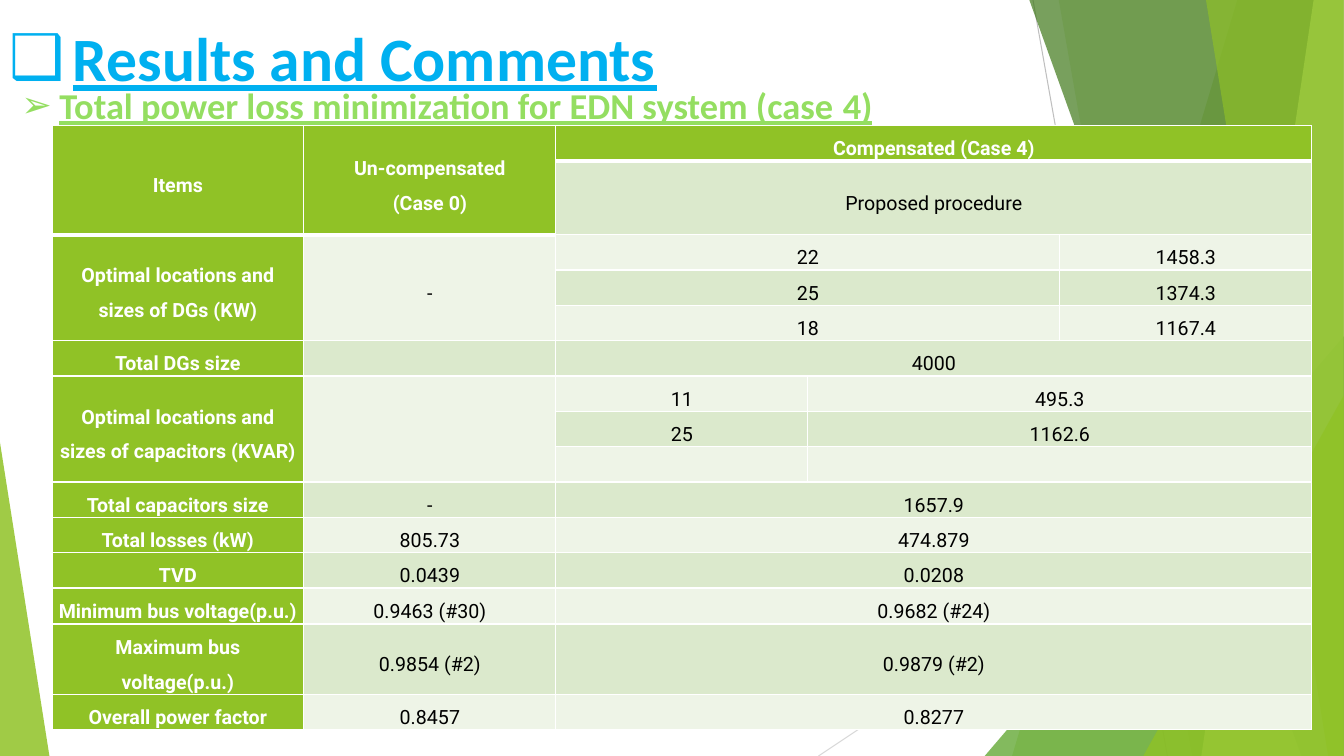
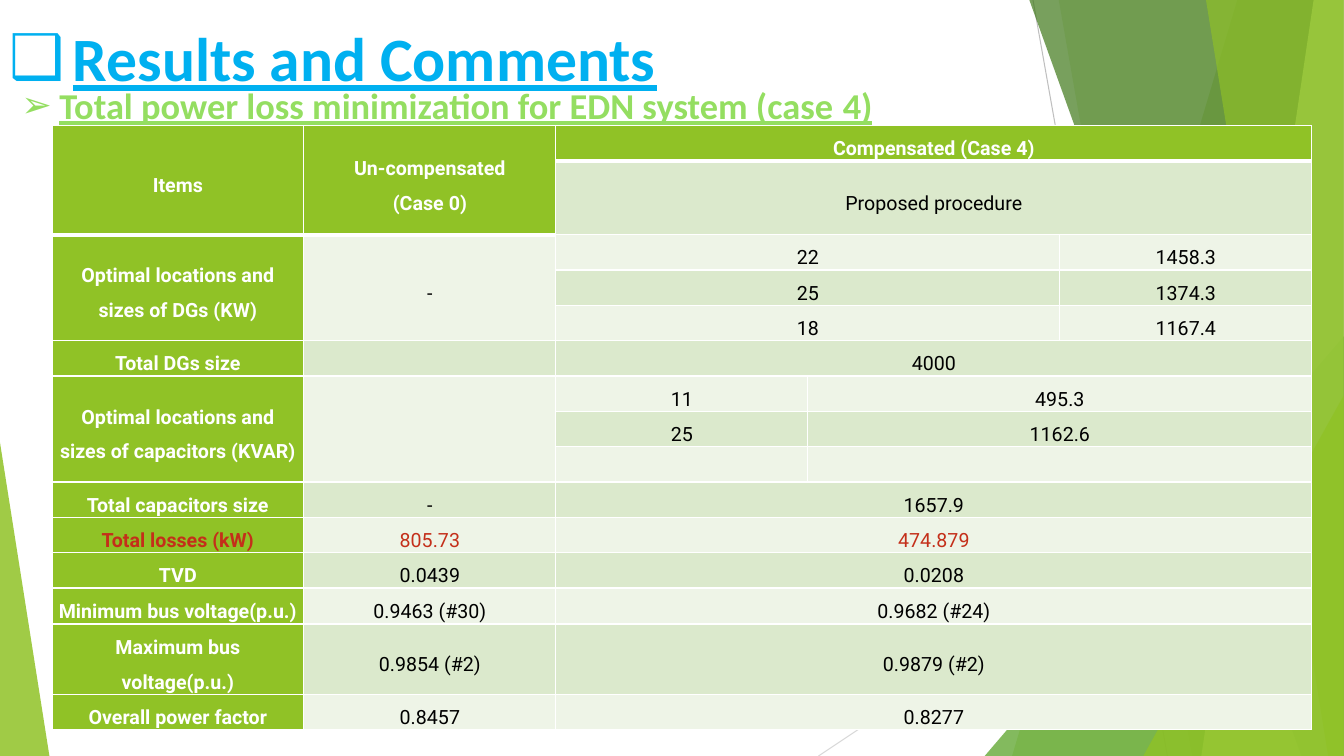
Before and after one commit to moustafashahin122/AOA-Graduation-Project-2022-, a slide deck: slide 40 of code/AOA_objects/results/grad_presentation/Presentation.pptx (slide 39 before the commit). Drawn at 1344x756 pixels with LibreOffice and Linux fonts; fonts in the diff are those of the drawing. Boxes give left, top, right and bottom in pixels: in the first picture for what was removed or moved away, otherwise in the second. Text is boxed around its words. In the diff, an @@ line names an element or a change of style, - is before the commit and + after.

```diff
--- a/code/AOA_objects/results/grad_presentation/Presentation.pptx
+++ b/code/AOA_objects/results/grad_presentation/Presentation.pptx
@@ table at box(52, 126, 1313, 734) @@
@@ text colour #FFFFFF to #C42F1A in "Total losses (kW)" @@
@@ text colour #000000 to #C42F1A in "805.73", "474.879" @@
```
Also in this commit, not shown: 21 other slides changed, 1 slide added, 6 other files.
